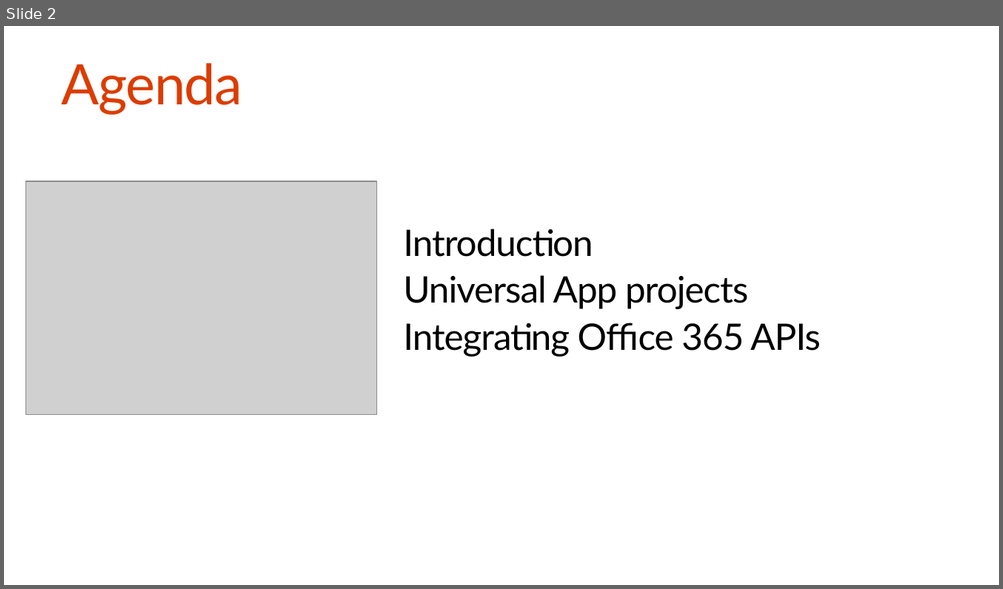
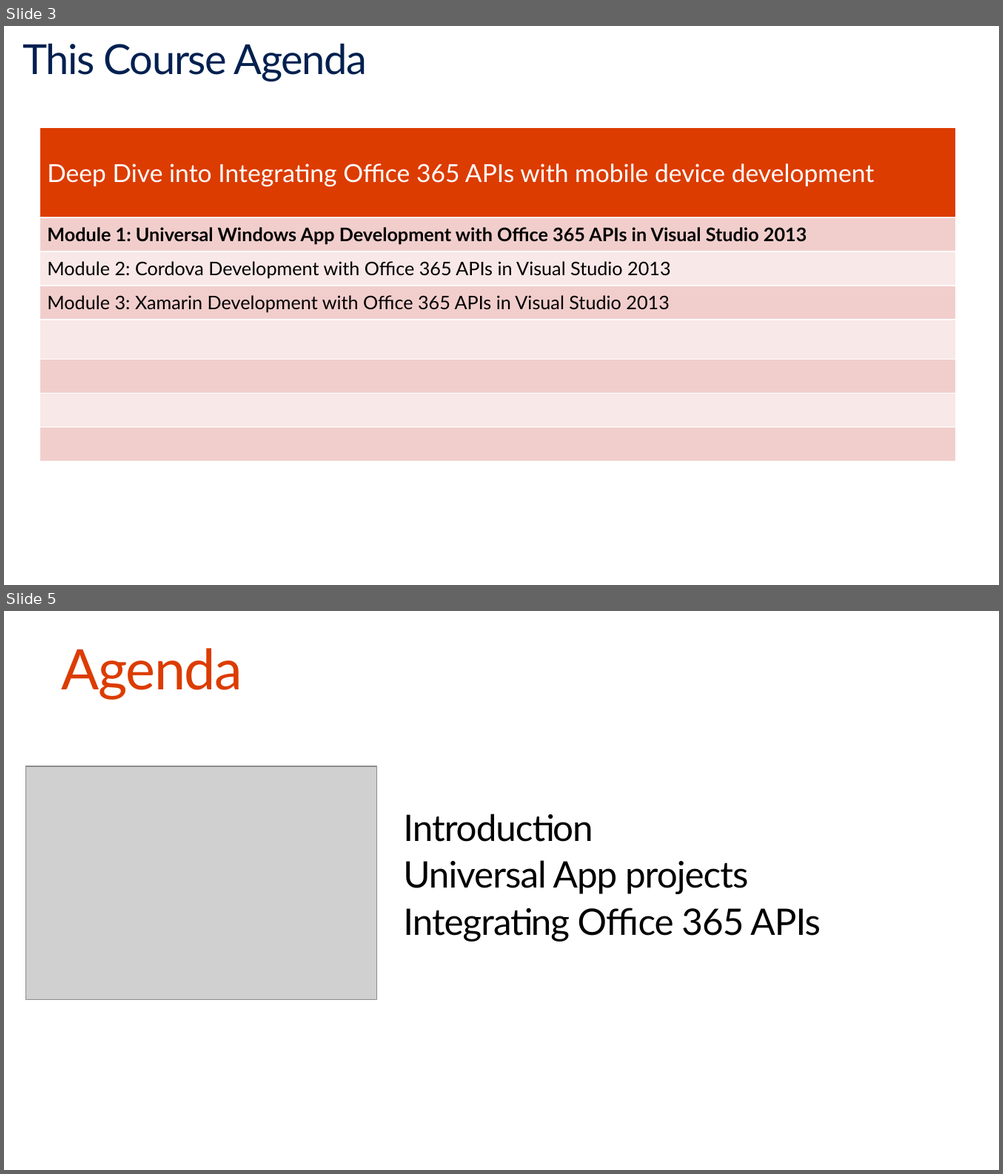
Before and after one commit to OfficeDev/TrainingContent, a slide deck: O3654-5 Deep dive into native Universal Windows App Development with Office 365 APIs/Deep Dive into native Universal App development with Office 365 APIs.pptx. Shown one above the other, each under a label of ours: slide 2 before the commit, slides 3 and 5 after it; the slides between them are not shown. The pictures are 1003x589 and 1003x1174 pixels, drawn with LibreOffice and Linux fonts; fonts in the diff are those of the drawing; grey boxes stand for pictures. Boxes give left, top, right and bottom in pixels: in the first picture for what was removed or moved away, otherwise in the second. Text is boxed around its words. In the diff, an @@ line names an element or a change of style, - is before the commit and + after.

```diff
--- a/O3654-5 Deep dive into native Universal Windows App Development with Office 365 APIs/Deep Dive into native Universal App development with Office 365 APIs.pptx
+++ b/O3654-5 Deep dive into native Universal Windows App Development with Office 365 APIs/Deep Dive into native Universal App development with Office 365 APIs.pptx
@@ slide 3 added at [4, 26, 999, 585], background #FFFFFF @@
@@ title added at [23, 43, 367, 82], 40 pt, text #002050 @@
+This Course Agenda
@@ table added at [40, 127, 956, 462], 8 rows, 1 columns @@
+Deep Dive into Integrating Office 365 APIs with mobile device development
+Module 1: Universal Windows App Development with Office 365 APIs in Visual Studio 2013
+Module 2: Cordova Development with Office 365 APIs in Visual Studio 2013
+Module 3: Xamarin Development with Office 365 APIs in Visual Studio 2013
+
+
+
+
@@ what was slide 2 is now slide 5 @@
```
Also in this commit, not shown: 1 slide changed, 7 other slides added, 8 other files.
